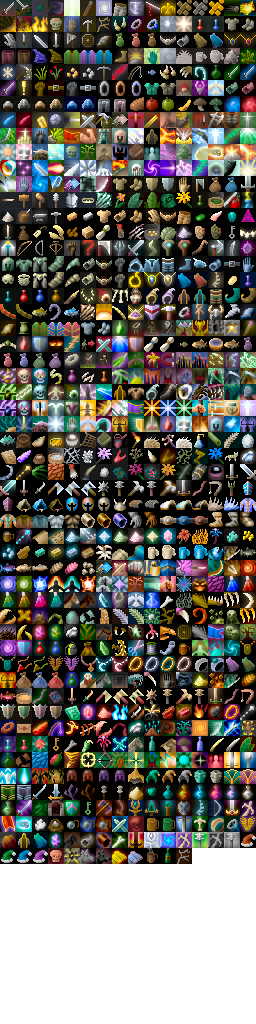
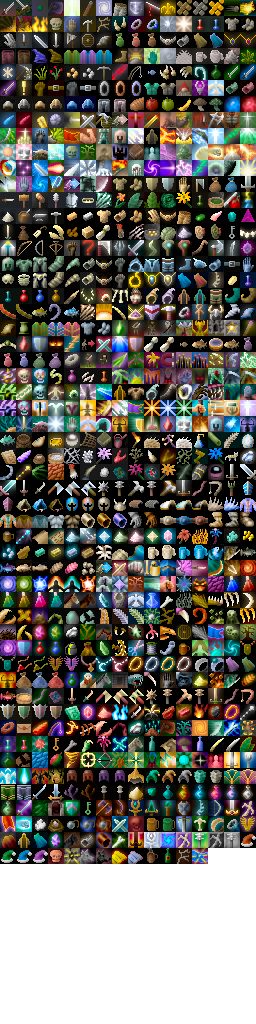
Two versions of the same layered image (256×1024). Layer-by-layer changes:
painted on "Background" over [192, 848, 208, 864]
painted on "shade" over [192, 848, 208, 864]
